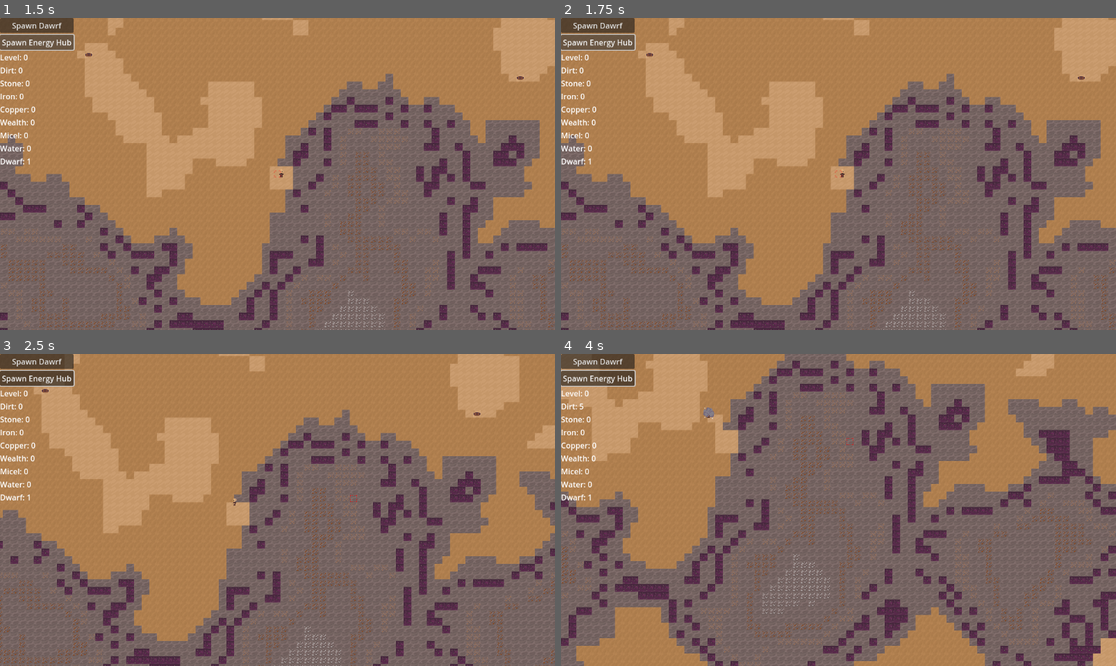
Above: before the commit, frames 1-4 (two rows, left to right).
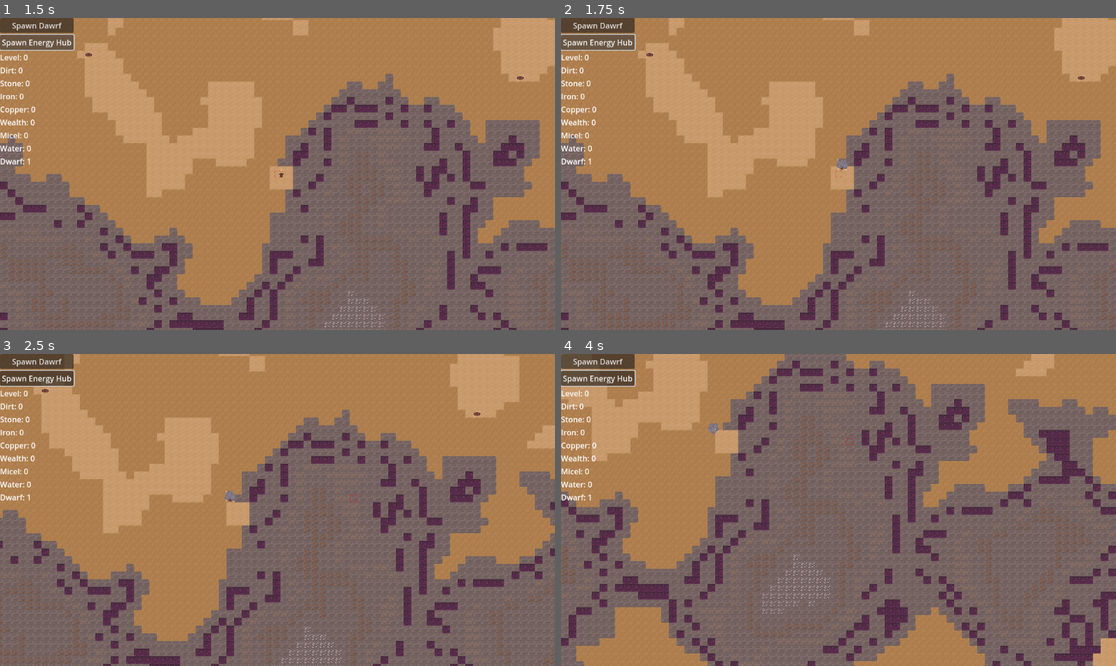
Above: after the commit, the same moments.

Repository: themoonforge/evergrove
Game: Godot game, scene res://world.tscn
Same seed, same stepped clock (60 frames per second), same inputs: the game is played once before the commit and once after it.
Inputs (mouse positions are in pixels of both pictures, inside the frame that each line leads up to):
- Up to frame 1 (1.5 s): click "Spawn Dawrf" at 0.5 s; click "Spawn Energy Hub" at 1.25 s
- Up to frame 2 (1.75 s): no input
- Up to frame 3 (2.5 s): tap Enter at 2 s; move the mouse to (399, 494) at 2.02 s; hold Right (ui_right) from 2.03 s (still down); tap Q at 2.1 s; click (399, 494) at 2.17 s
- Up to frame 4 (4 s): move the mouse to (727, 525) at 2.77 s; release Right (ui_right) at 2.78 s; hold Down (ui_down) 2.78-3.53 s; tap E at 2.85 s; move the mouse to (894, 441) at 3.52 s; hold Right (ui_right) from 3.53 s (still down); tap Q at 3.6 s

Frame 1 is identical in both runs. In frame 2, less than 0.1% of the frame differs, in the area x 49-52%, y 45-52%; in frame 3, less than 0.1%; in frame 4, 0.2%, in the area x 3-30%, y 15-26%.
Error in both runs: Invalid access to property or key 'hub_container' on a base object of type 'Sprite2D'. (res://gui.gd:44)

Commit message:
feat(AI): trigger sleep task on low energy

Diff:
--- a/evergrove/AI/agent.gd
+++ b/evergrove/AI/agent.gd
@@ -3,6 +3,7 @@
 
 # defaults
 const DEFAULT_TYPE: ai_globals.AGENT_TYPE = ai_globals.AGENT_TYPE.DWARF
+# also abused as max energy level for the moment
 const DEFAULT_ENERGY: int = 100
 const MAX_TASKS: int = 5
 
@@ -10,6 +11,9 @@
 var energy: int
 var tasks: Array[Task]
 var working_on_task:bool = false
+var accepting_tasks:bool = true
+var registered_as_taskless:bool = false
+var recharge_energy_queued:bool = false
 
 # Called when the node enters the scene tree for the first time.
 func _ready() -> void:
@@ -25,42 +29,81 @@
 
 # true if task assignment was successful
 func assign_task(task: Task) -> bool:
-	if tasks.size() < MAX_TASKS:
-		tasks.append(task)
-		print("Agent "+str(self)+" received task from hivemind")
-		return true
-	else:
-		print("Agent "+str(self)+" rejected task: max task limit reached")
+	if not accepting_tasks:
+		print("Agent "+str(self)+" currently not accepting tasks")
 		return false
+	if tasks.size() == MAX_TASKS:
+		print("Agent "+str(self)+" rejected task: task queue full")
+		return false
+	tasks.append(task)
+	if registered_as_taskless:
+		ai_globals.AGENT_NO_LONGER_TASKLESS.emit(self)
+		registered_as_taskless = false
+	print("Agent "+str(self)+" received task from hivemind")
+	return true
 
 func _on_ai_tick():
 	print(str(self.name) + " received AI tick event")
 	if energy > 0:
 		energy -= 1
 	print(str(self.name) + " energy is now " + str(energy))
+	if energy <= 30 and not recharge_energy_queued:
+		print(str(self.name) + " has low energy, queueing sleep task")
+		# TODO: get closest free bed position from hivemind
+		var task:Task = Task.create(ai_globals.TASK_TYPE.SLEEP, "Sleep to recharge energy", 0, Vector3.ZERO)
+		# TODO: check if task queue is full, if yes send last task back to hivemind and add new sleep task
+		if tasks.size() == MAX_TASKS:
+			ai_globals.hivemind.add_task(tasks.pop_back())
+		self.tasks.append(task)
+		recharge_energy_queued = true
+		if registered_as_taskless:
+			ai_globals.AGENT_NO_LONGER_TASKLESS.emit(self)
+			registered_as_taskless = false
+	if energy == 0:
+		print(str(self.name) + " energy zero, aborting tasks")
+		accepting_tasks = false
+		# hand back unfinished tasks to hivemind
+		while not tasks.is_empty():
+			if tasks.front().type == ai_globals.TASK_TYPE.SLEEP:
+				break
+			ai_globals.hivemind.add_task(tasks.pop_front())
+		# add sleep task in case we somehow skipped the low energy threshold trigger which normally creates it
+		if not recharge_energy_queued:
+			self.tasks.append(Task.create(ai_globals.TASK_TYPE.SLEEP, "Sleep to recharge energy", 0, Vector3.ZERO))
+			recharge_energy_queued = true
+			if registered_as_taskless:
+				ai_globals.AGENT_NO_LONGER_TASKLESS.emit(self)
+				registered_as_taskless = false
+		# TODO: reduce happiness
 
 	# get task if agent queue is empty
 	if tasks.is_empty():
-		print("asking for work")
+		print("Agent "+str(self)+" task queue empty")
 		ai_globals.AGENT_WITHOUT_TASK.emit(self)
+		registered_as_taskless = true
 		return
 
-	# continue working on task
-	if working_on_task:
-		print("still working")
-		#return
-
-	# start new task
 	match tasks.front().type:
 		ai_globals.TASK_TYPE.MOVE_TO:
-			print("match move to")
+			print("Distance to target "+str(Vector3(self.get_parent().current_position.x, self.get_parent().current_position.y, self.get_parent().current_level).distance_to(tasks.front().location)))
 			if Vector3(self.get_parent().current_position.x, self.get_parent().current_position.y, self.get_parent().current_level).distance_to(tasks.front().location) > 1.0:
-				print("call walk_to")
 				self.get_parent().walk_to(Vector2(tasks.front().location.x, tasks.front().location.y), tasks.front().location.z)
 				print("Agent "+str(self)+" moving to task location "+str(tasks.front().location))
 				working_on_task = true
 			else:
-				print("pop agent task")
 				tasks.pop_front()
 				print("Agent "+str(self)+" reached task location")
 				working_on_task = false
+		ai_globals.TASK_TYPE.SLEEP:
+			if Vector3(self.get_parent().current_position.x, self.get_parent().current_position.y, self.get_parent().current_level).distance_to(tasks.front().location) > 1.0:
+				self.get_parent().walk_to(Vector2(tasks.front().location.x, tasks.front().location.y), tasks.front().location.z)
+				print("Agent "+str(self)+" moving to task location "+str(tasks.front().location))
+				working_on_task = true
+			else:
+				tasks.pop_front()
+				print("Agent "+str(self)+" reached task location")
+				energy = DEFAULT_ENERGY
+				recharge_energy_queued = false
+				print("Agent "+str(self)+" instant sleep refilled energy")
+				working_on_task = false
+				accepting_tasks = true
--- a/evergrove/AI/ai_globals.gd
+++ b/evergrove/AI/ai_globals.gd
@@ -1,4 +1,6 @@
 extends Node
+
+var hivemind:Hivemind
 
 # list of available AI agents with different behavior
 enum AGENT_TYPE {
@@ -8,6 +10,7 @@
 signal AGENT_CREATED(agent: Agent)
 signal PROCESS_TICK()
 signal AGENT_WITHOUT_TASK(agent:Agent)
+signal AGENT_NO_LONGER_TASKLESS(agent:Agent)
 
 enum TASK_TYPE {
 	MOVE_TO,
--- a/evergrove/AI/hivemind.gd
+++ b/evergrove/AI/hivemind.gd
@@ -1,18 +1,18 @@
 # Global AI controller layer between the player/game and individual agents
 class_name Hivemind extends Node
 
-# task queue
-var task_queue: Array = []
-
-# agents in the game
-var agents = []
+var task_queue: Array[Task]
+var agents:Array[Agent]
+var taskless_agents:Array[Agent]
 
 # Called when the node enters the scene tree for the first time.
 func _ready() -> void:
 	# subscribe to events
 	ai_globals.connect("AGENT_CREATED", _on_agent_created)
 	ai_globals.connect("AGENT_WITHOUT_TASK", _on_agent_without_task)
+	ai_globals.connect("AGENT_NO_LONGER_TASKLESS", _remove_taskless_agent)
 	add_child(AI_Timer.new())
+	ai_globals.hivemind = self
 	print("AI hivemind ready")
 
 func _on_agent_created(agent: Agent):
@@ -22,6 +22,8 @@
 	task_queue.append(Task.create(ai_globals.TASK_TYPE.MOVE_TO,"Move to random position", 0, Vector3(randf_range(-10,10),randf_range(-10,10), 0)))
 	print("Added random move task to hivemind queue")
 
+# TODO: create registry of unemployed agents
+# TODO: create signal and slot for deregistering taskless agents, so they can remove their entry if e.g. they go to bed or do another personal needs task instead
 func _on_agent_without_task(agent:Agent):
 	if not task_queue.is_empty():
 		var task:Task = task_queue.pop_front()
@@ -30,6 +32,12 @@
 		else:
 			print("Hivemind failed to transfer task to agent "+str(agent))
 			task_queue.push_front(task)
+	taskless_agents.append(agent)
+
+func _remove_taskless_agent(agent:Agent):
+	assert(agent in taskless_agents, "State mismatch. Agent  not found in taskless array.")
+	taskless_agents.erase(agent)
+	print("Removed "+str(agent)+" from taskless registry")
 
 func transfer_task_to_agent(task: Task, agent: Agent) -> bool:
 	if not agent.assign_task(task):
@@ -37,13 +45,18 @@
 		return false
 	return true
 
-# TODO: function to receive task from agent
-func receive_task_from_agent():
-	pass
+func add_task(task:Task, important:bool=false):
+	if important:
+		task_queue.push_front(task)
+		print("Hivemind added priority task "+str(task))
+	else:
+		task_queue.push_back(task)
+		print("Hivemind added task "+str(task))
 
 func get_agent_without_task() -> Agent:
-	for agent in agents:
-		if agent.tasks.is_empty():
-			return agent
+	if not taskless_agents.is_empty():
+		# TODO: search for closest agent
+		return taskless_agents.front()
 	return null
+
 # TODO: management of global AI objects
--- a/evergrove/AI/timer.gd
+++ b/evergrove/AI/timer.gd
@@ -1,6 +1,6 @@
 class_name AI_Timer extends Node
 
-var time_between_ticks_in_seconds: float = 5.0
+var time_between_ticks_in_seconds: float = 0.5
 var timer: Timer = Timer.new()
 
 func _ready() -> void:
